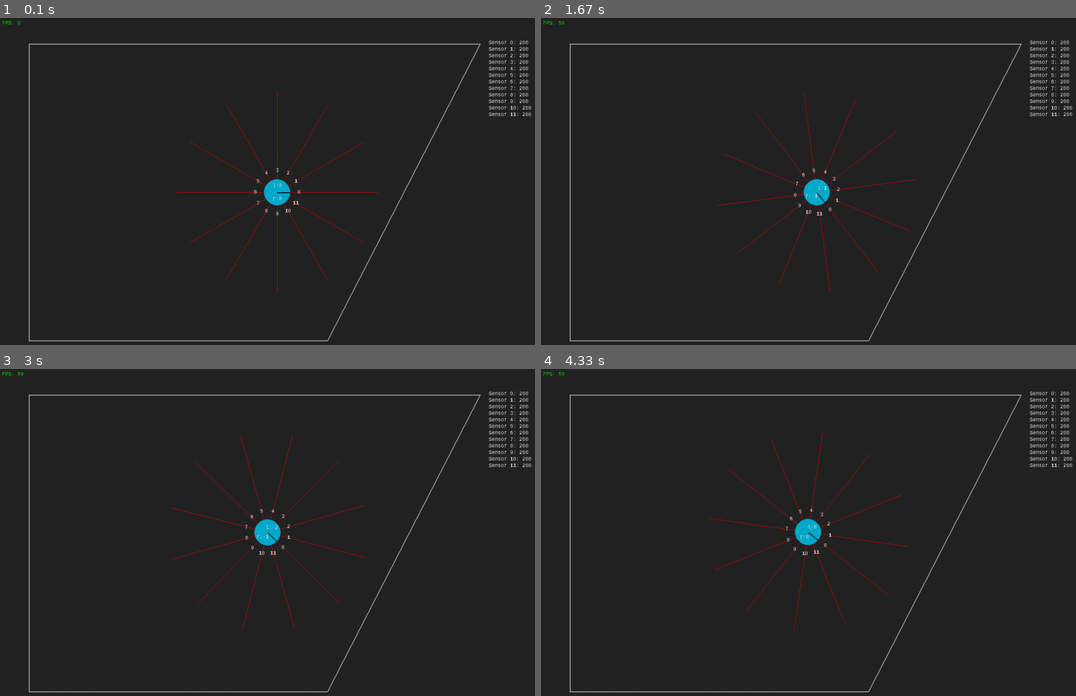
Above: before the commit, frames 1-4 (two rows, left to right).
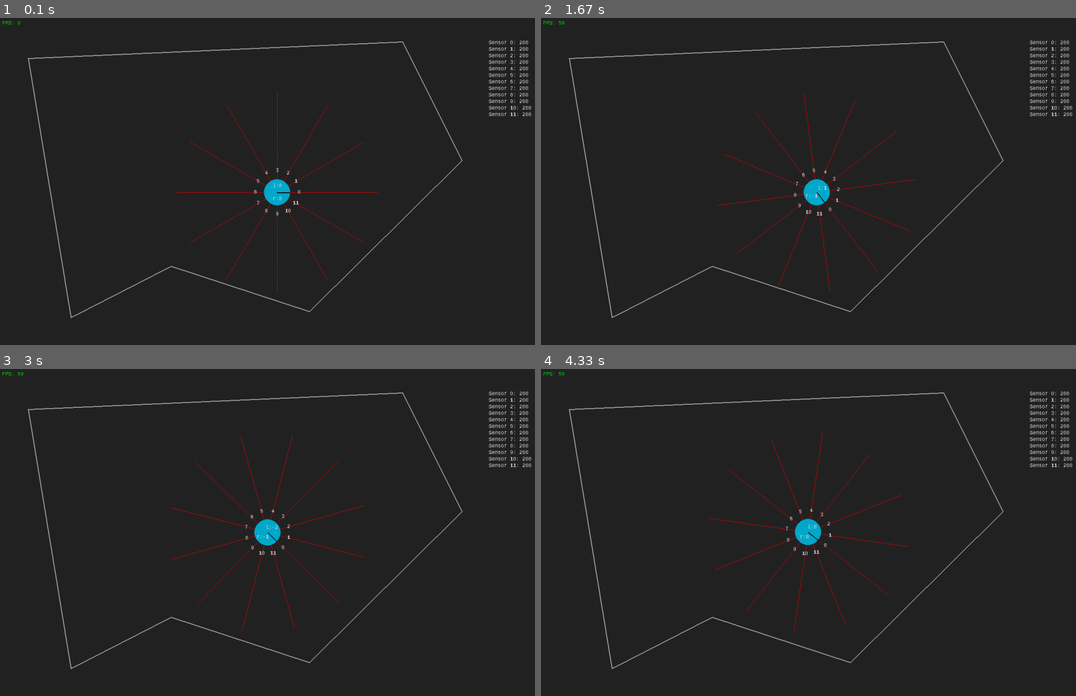
Above: after the commit, the same moments.

Repository: Pascalos99/Autonomous-Robotic-Systems-Assignment
Game: pygame game, started from Assignment 2 - Mobile Robot Simulation/main.py
Same seed, same stepped clock (60 frames per second), same inputs: the game is played once before the commit and once after it.
Inputs:
- Up to frame 1 (0.1 s): no input
- Up to frame 2 (1.67 s): hold D 0.33-0.8 s; hold W 0.83-1.13 s; hold D 1.17-1.63 s
- Up to frame 3 (3 s): hold A 1.67-2.2 s; tap E at 1.82 s; hold S 2.23-2.53 s; hold A 2.57-2.97 s
- Up to frame 4 (4.33 s): hold W 3-3.37 s; tap X at 3.07, 3.47, 3.77, 4.13 s; hold D 3.4-4.03 s; tap E at 3.55 s; hold S from 4.07 s (still down)

The runs differ from the first frame. In frame 1, 1.9% of the frame differs, in the area x 5-90%, y 7-99%; in frame 2, 1.9%; in frame 3, 1.9%; in frame 4, 1.9%.

Commit message:
Recent Update JB

Diff:
--- a/Assignment 2 - Mobile Robot Simulation/main.py
+++ b/Assignment 2 - Mobile Robot Simulation/main.py
@@ -54,7 +54,7 @@
         self.win = pygame.display.set_mode((WIDTH, HEIGHT), pygame.RESIZABLE)
         self.clock = pygame.time.Clock()
         self.map = Map()
-        self.map.load_map_from_json(f'{working_directory}/maps/rect_map_2.json')
+        self.map.load_map_from_json(f'{working_directory}/maps/map_4.json')
         self.player = Player(self.map)
 
         self.sensitivity = float(config['PROGRAM']['speed_step'])
--- a/tests_jb/map_test_jb.py
+++ b/Assignment 2 - Mobile Robot Simulation/map_creator.py
@@ -1,6 +1,8 @@
 import pygame
 import json
 import datetime
+import random
+import os
 from shapely.geometry import LineString
 pygame.init()
 
@@ -23,10 +25,13 @@
             })
 
         if not filename:
-            filename = str(datetime.datetime.now())[:19]
+            # filename = str(datetime.datetime.now())[:19]
+            path = './maps/'
+            num_files = num_files = len([f for f in os.listdir(path)if os.path.isfile(os.path.join(path, f))])
+            filename = f'map_{num_files+1}'
             filename = filename.replace("-", "").replace(":", "").replace(" ", "_")
 
-        with open(filename + '.json', 'w') as outfile:
+        with open('./maps/' + filename + '.json', 'w') as outfile:
             outfile.write(json.dumps(export, indent=2))
 
     def load_map_from_json(self, filename):
--- /dev/null
+++ b/Assignment 2 - Mobile Robot Simulation/maps/map_4.json
@@ -0,0 +1,62 @@
+[
+  {
+    "start_pos": [
+      66,
+      92
+    ],
+    "end_pos": [
+      922,
+      54
+    ]
+  },
+  {
+    "start_pos": [
+      922,
+      54
+    ],
+    "end_pos": [
+      1058,
+      327
+    ]
+  },
+  {
+    "start_pos": [
+      1058,
+      327
+    ],
+    "end_pos": [
+      709,
+      673
+    ]
+  },
+  {
+    "start_pos": [
+      709,
+      673
+    ],
+    "end_pos": [
+      392,
+      569
+    ]
+  },
+  {
+    "start_pos": [
+      392,
+      569
+    ],
+    "end_pos": [
+      162,
+      687
+    ]
+  },
+  {
+    "start_pos": [
+      162,
+      687
+    ],
+    "end_pos": [
+      64,
+      92
+    ]
+  }
+]
--- a/Assignment 2 - Mobile Robot Simulation/player.py
+++ b/Assignment 2 - Mobile Robot Simulation/player.py
@@ -134,29 +134,6 @@
         self.pos[0] = new_position[0]
         self.pos[1] = new_position[1]
         self.direction = direction
-
-    def position_intersects_wall(self, position: np.ndarray):
-        # Check if the robot intersects with any of the walls using lines.
-        player_lines = {
-            "left": np.array([self.pos - [self.radius, 0], position - [self.radius, 0]]),
-            "right": np.array([self.pos + [self.radius, 0], position + [self.radius, 0]]),
-            "upper": np.array([self.pos + [0, self.radius], position + [0, self.radius]]),
-            "bottom": np.array([self.pos - [0, self.radius], position - [0, self.radius]])
-        }
-
-        for line in self.map.lines:
-            for player_line in player_lines.values():
-                intersection = self.get_intersection_lines(line, player_line)
-                if intersection is not None:
-                    return True
-
-        # Lastly, check if the robot intersects with any of the walls using circle at location.
-        for line in self.map.lines:
-            intersection = self.get_intersection_circle_line(line, position, self.radius)
-            if intersection is not None and len(intersection) > 1:
-                return True
-
-        return False
 
     def get_new_pose(self):
         if (self.ICC[0] == float('inf') or
@@ -184,6 +161,29 @@
         res = np.nan_to_num(res)
         return res
 
+    def position_intersects_wall(self, position: np.ndarray):
+        # Check if the robot intersects with any of the walls using lines.
+        player_lines = {
+            "left": np.array([self.pos - [self.radius, 0], position - [self.radius, 0]]),
+            "right": np.array([self.pos + [self.radius, 0], position + [self.radius, 0]]),
+            "upper": np.array([self.pos + [0, self.radius], position + [0, self.radius]]),
+            "bottom": np.array([self.pos - [0, self.radius], position - [0, self.radius]])
+        }
+
+        for line in self.map.lines:
+            for player_line in player_lines.values():
+                intersection = self.get_intersection_lines(line, player_line)
+                if intersection is not None:
+                    return True
+
+        # Lastly, check if the robot intersects with any of the walls using circle at location.
+        for line in self.map.lines:
+            intersection = self.get_intersection_circle_line(line, position, self.radius)
+            if intersection is not None and len(intersection) > 1:
+                return True
+
+        return False
+
     def calculate_sensor(self):
         for sensor_number, sensor in self.sensor_lines.items():
             no_intersect_counter = 0
